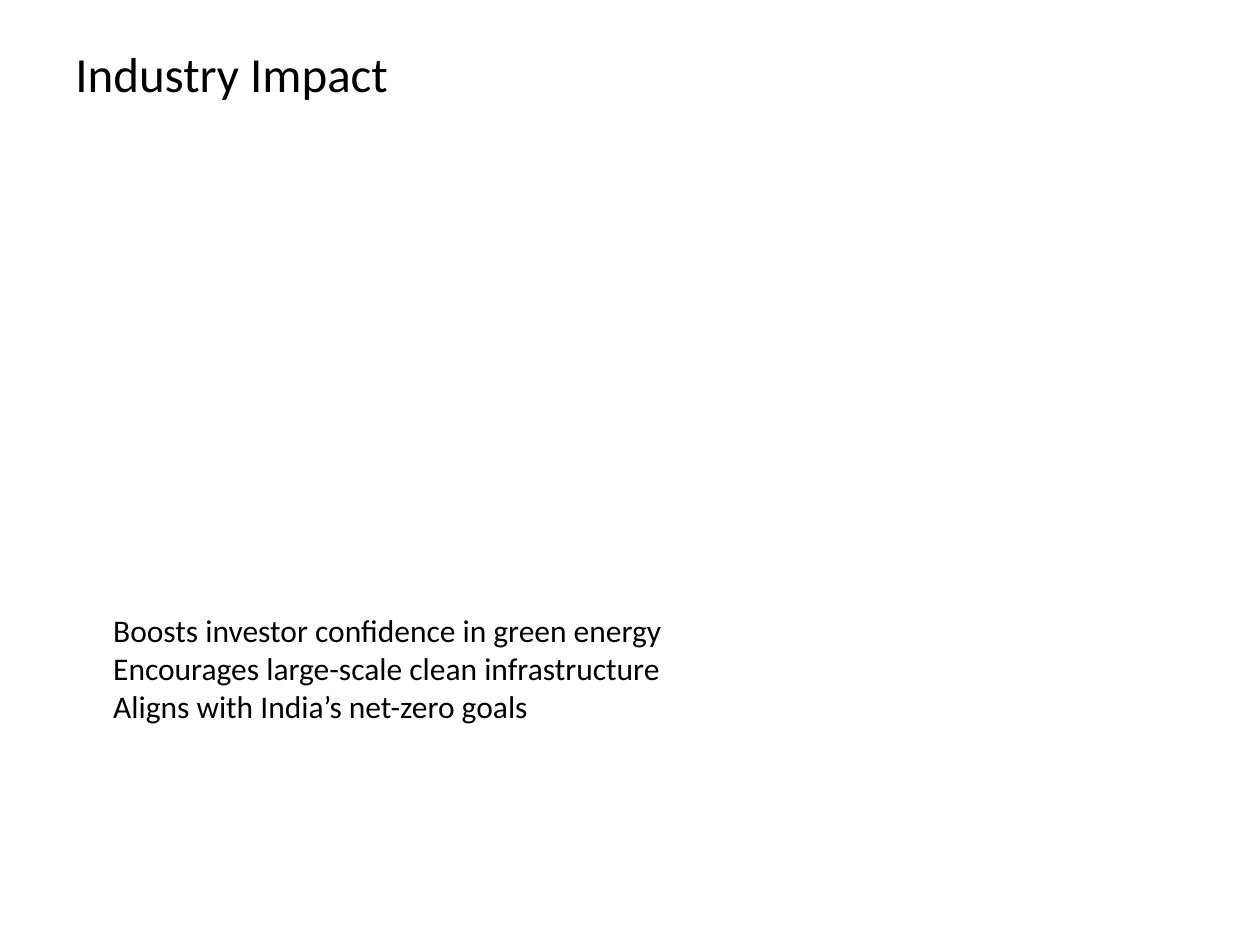
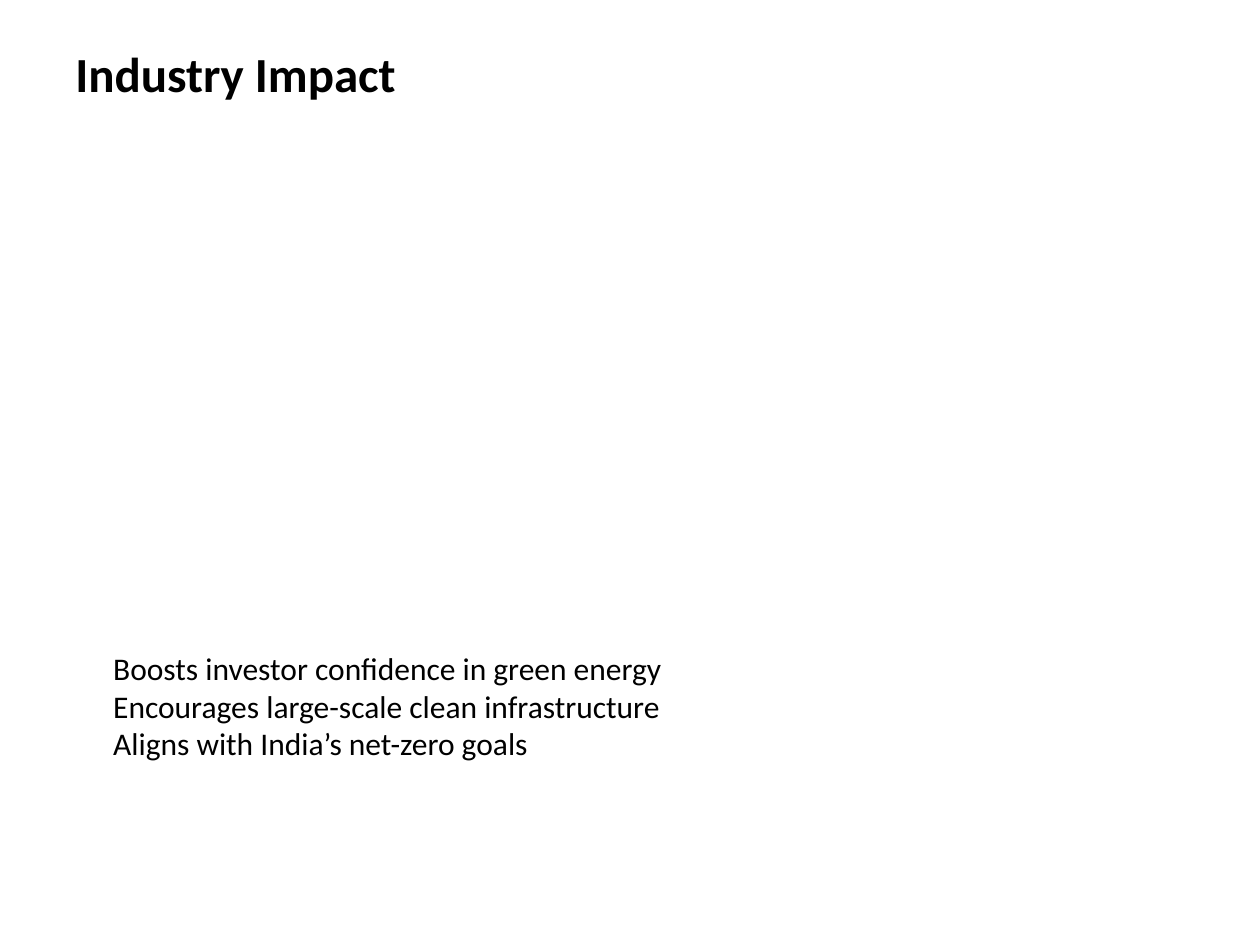
Before and after one commit to gauravsiemens1988/Linkedin-AI-Agent_Personal, a slide deck: slide 4 of drafts/linkedin_carousel.pptx. Drawn at 1260x945 pixels with LibreOffice and Linux fonts; fonts in the diff are those of the drawing. Boxes give left, top, right and bottom in pixels: in the first picture for what was removed or moved away, otherwise in the second. Text is boxed around its words. In the diff, an @@ line names an element or a change of style, - is before the commit and + after.

```diff
--- a/drafts/linkedin_carousel.pptx
+++ b/drafts/linkedin_carousel.pptx
@@ text "Industry Impact" at box(75, 57, 396, 100): bold on @@
@@ text "Boosts investor confidence in green ...": place and size @@
-text "Boosts investor confidence in green ..." at box(113, 620, 661, 724)
+text "Boosts investor confidence in green ..." at box(113, 658, 661, 761)
```
Also in this commit, not shown: 4 other slides changed.
